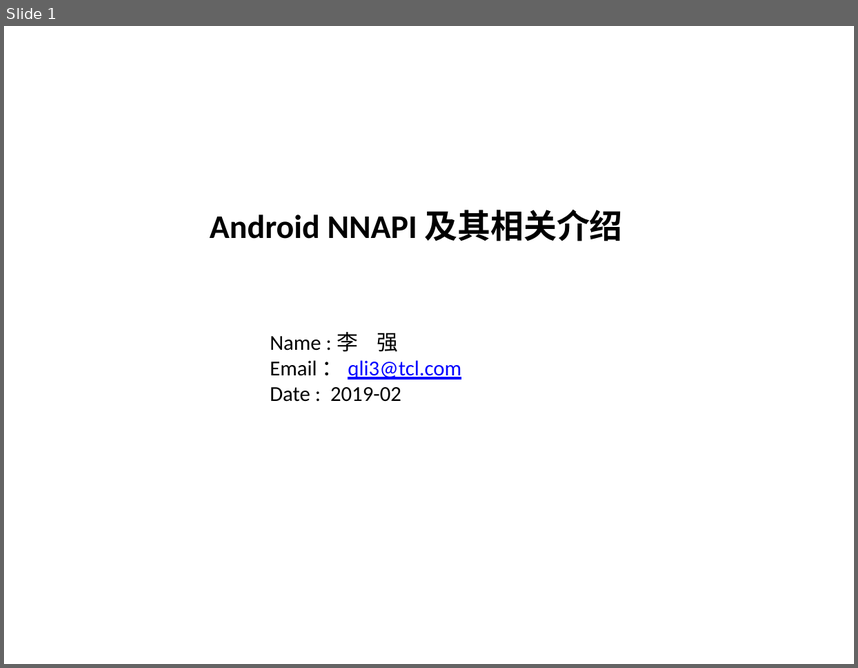
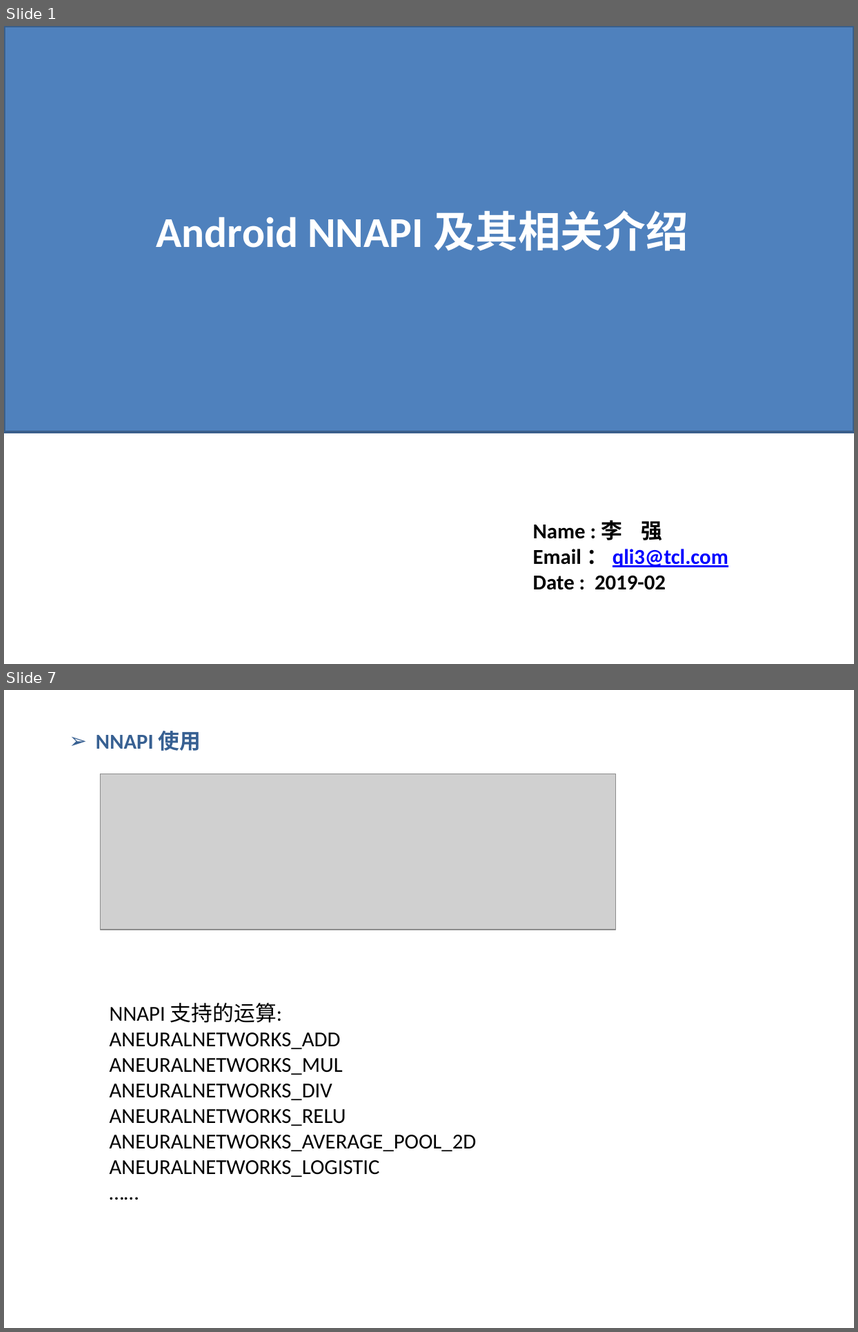
Before and after one commit to lqktz/document, a slide deck: temp/NNAPI.pptx. Shown one above the other, each under a label of ours: slide 1 before the commit, slides 1 and 7 after it; the slides between them are not shown. The pictures are 858x668 and 858x1332 pixels, drawn with LibreOffice and Linux fonts; fonts in the diff are those of the drawing; grey boxes stand for pictures. Boxes give left, top, right and bottom in pixels: in the first picture for what was removed or moved away, otherwise in the second. Text is boxed around its words. In the diff, an @@ line names an element or a change of style, - is before the commit and + after.

```diff
--- a/temp/NNAPI.pptx
+++ b/temp/NNAPI.pptx
@@ slide 7 added at <box>4,690,854,1328</box>, background #FFFFFF @@
@@ text added at <box>96,731,201,751</box>, 18 pt, text #376092, bold @@
+➢ NNAPI 使用
@@ picture added at <box>100,773,615,929</box> @@
@@ text added at <box>110,1003,477,1176</box>, 18 pt, text #000000 @@
+NNAPI 支持的运算:
+ANEURALNETWORKS_ADD
+ANEURALNETWORKS_MUL
+ANEURALNETWORKS_DIV
+ANEURALNETWORKS_RELU
+ANEURALNETWORKS_AVERAGE_POOL_2D
+ANEURALNETWORKS_LOGISTIC
+……
@@ slide 1 changed as well @@
@@ rectangle added at <box>4,26,854,432</box>, fill #4F81BD, outline #3A5F8C 2 pt @@
@@ text "Android NNAPI 及其相关介绍": place and size @@
-text "Android NNAPI 及其相关介绍" at <box>210,210,623,241</box>
+text "Android NNAPI 及其相关介绍" at <box>156,210,688,251</box>
@@ text "Android NNAPI 及其相关介绍" at <box>156,210,688,251</box>: size 28 to 36 pt, text colour #000000 to #FFFFFF @@
@@ text "Name : 李 强 Email ...": place and size @@
-text "Name : 李 强 Email ..." at <box>270,332,461,401</box>
+text "Name : 李 强 Email ..." at <box>533,519,728,590</box>
@@ text "Name : 李 强 Email ..." at <box>533,519,728,590</box>: bold on @@
```
Also in this commit, not shown: 24 other slides added, 1 slide removed.
